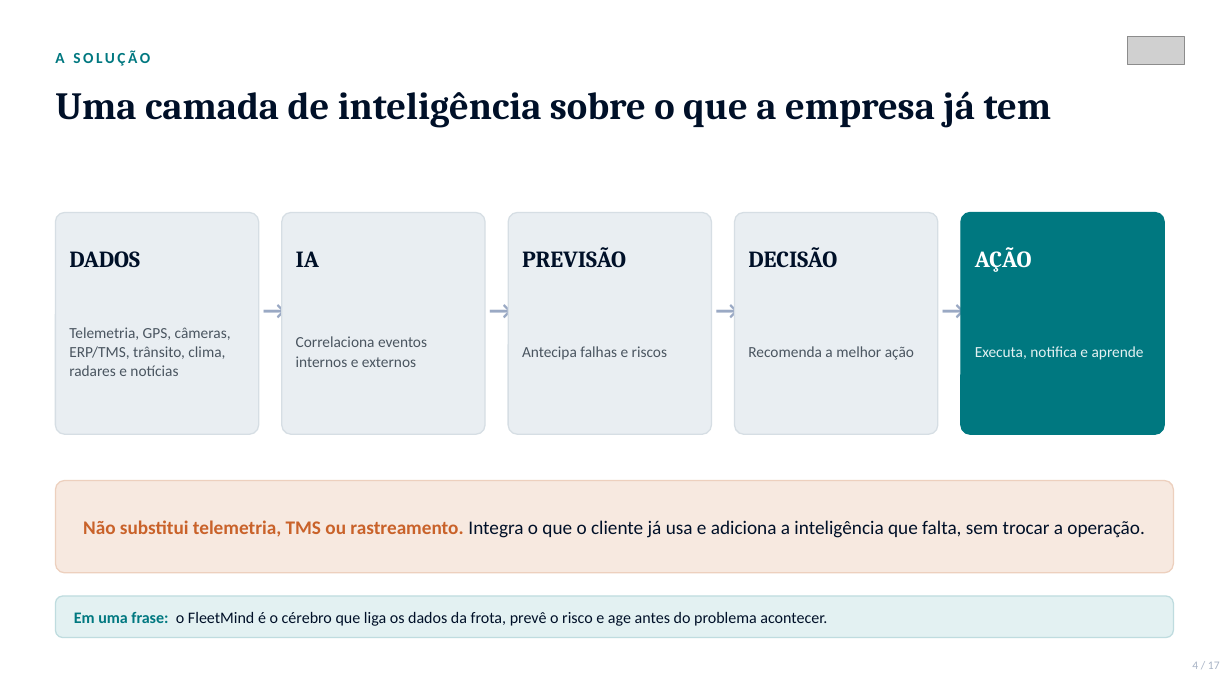
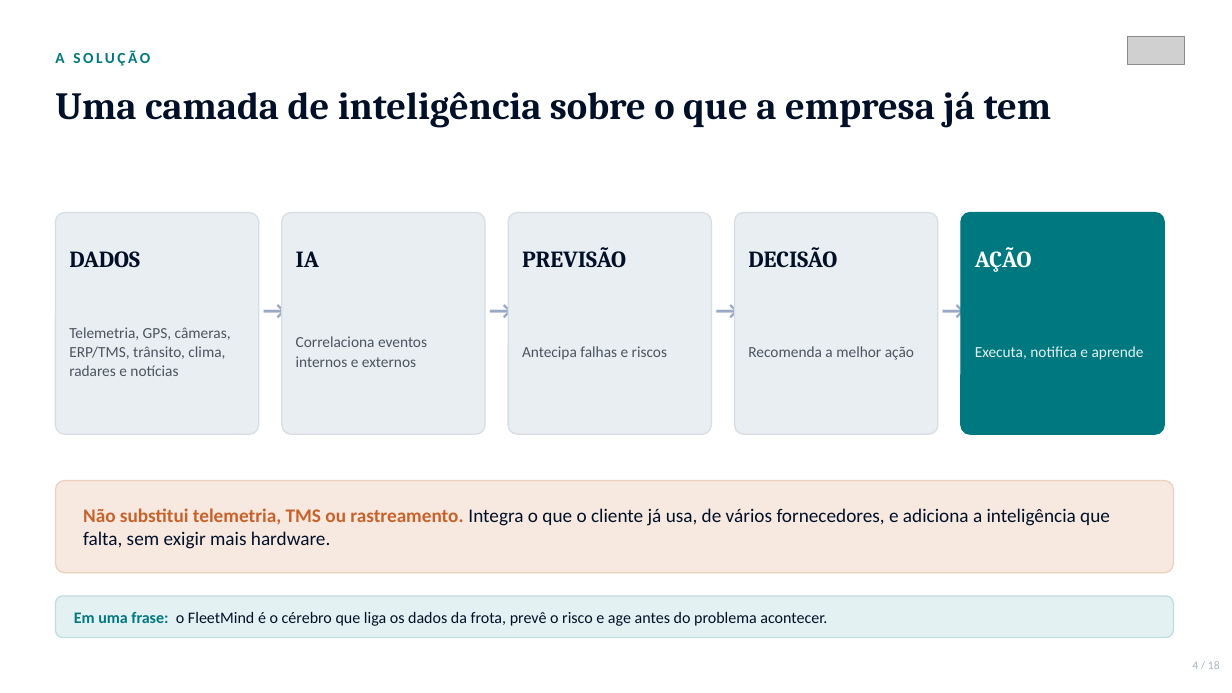
Before and after one commit to phdandrade-pixel/fleetmind-ai, a slide deck: slide 4 of pitch/FleetMind_AI_Apresentacao_Executiva.pptx. Drawn at 1232x693 pixels with LibreOffice and Linux fonts; fonts in the diff are those of the drawing; grey boxes stand for pictures. Boxes give left, top, right and bottom in pixels: in the first picture for what was removed or moved away, otherwise in the second. Text is boxed around its words. In the diff, an @@ line names an element or a change of style, - is before the commit and + after.

```diff
--- a/pitch/FleetMind_AI_Apresentacao_Executiva.pptx
+++ b/pitch/FleetMind_AI_Apresentacao_Executiva.pptx
@@ text at bbox=[83, 508, 1110, 549]: text changed @@
-Não substitui telemetria, TMS ou rastreamento. Integra o que o cliente já usa e adiciona a inteligência que falta, sem trocar a operação.
+Não substitui telemetria, TMS ou rastreamento. Integra o que o cliente já usa, de vários fornecedores, e adiciona a inteligência que falta, sem exigir mais hardware.
@@ text at bbox=[1192, 661, 1220, 669]: text changed @@
-4 / 17
+4 / 18
```
Also in this commit, not shown: 14 other slides changed, 3 slides added, 2 slides removed, 1 other file.
